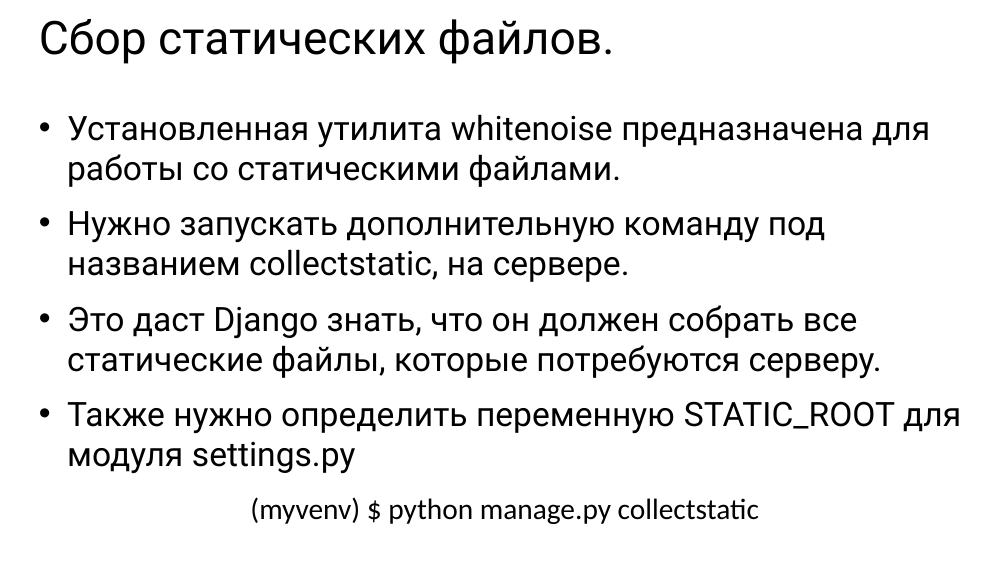
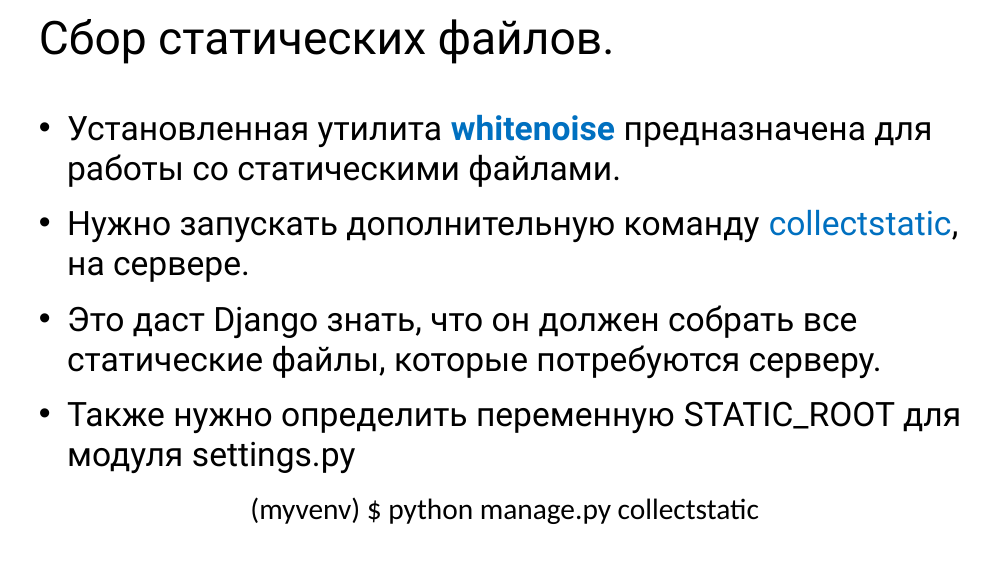
Before and after one commit to maxchv/LearnPython, a slide deck: slide 4 of week15/deploy.pptx. Drawn at 1008x567 pixels with LibreOffice and Linux fonts; fonts in the diff are those of the drawing. Boxes give left, top, right and bottom in pixels: in the first picture for what was removed or moved away, otherwise in the second. Text is boxed around its words. In the diff, an @@ line names an element or a change of style, - is before the commit and + after.

```diff
--- a/week15/deploy.pptx
+++ b/week15/deploy.pptx
@@ text at (67, 114, 932, 187): text colour #000000 to #0070C0, bold on in "whitenoise" @@
@@ text at (67, 209, 959, 282): text changed @@
-• Нужно запускать дополнительную команду под названием collectstatic, на сервере.
+• Нужно запускать дополнительную команду collectstatic, на сервере.
```
Also in this commit, not shown: 6 other slides changed.
